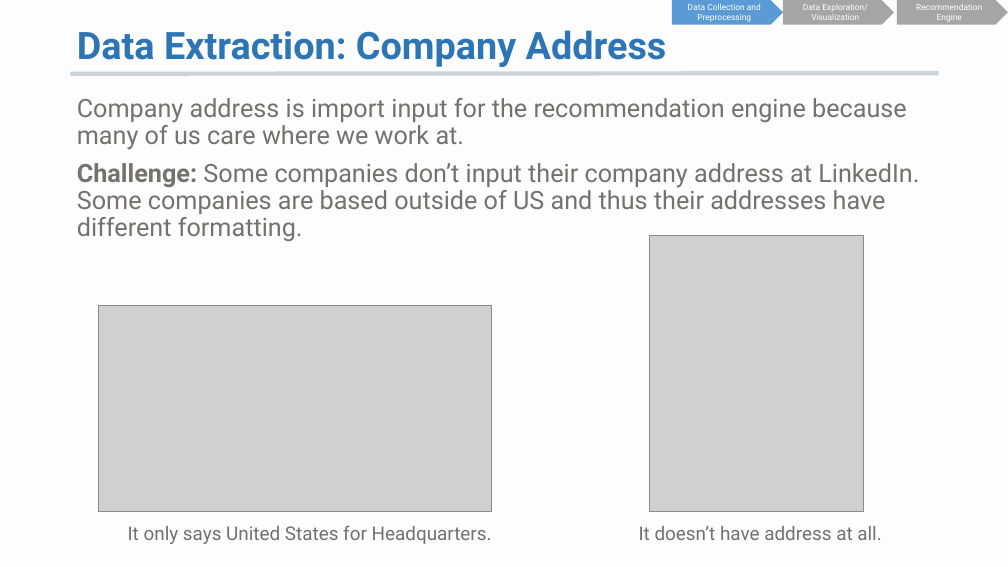
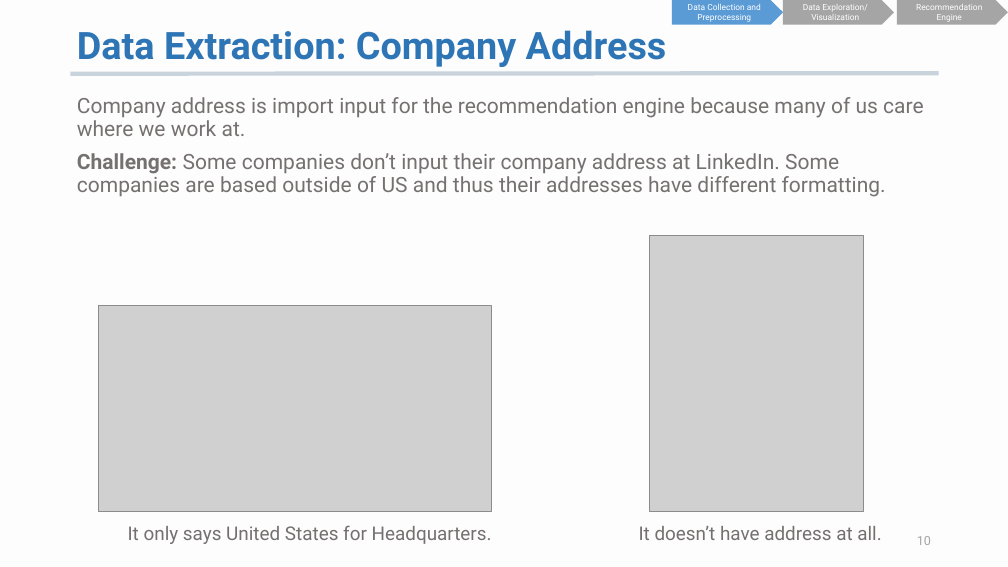
Before and after one commit to K-AlfredIwasaki/job_hunting_made_easy, a slide deck: slide 10 of startup_db_recommendation.pptx. Drawn at 1008x567 pixels with LibreOffice and Linux fonts; fonts in the diff are those of the drawing; grey boxes stand for pictures. Boxes give left, top, right and bottom in pixels: in the first picture for what was removed or moved away, otherwise in the second. Text is boxed around its words. In the diff, an @@ line names an element or a change of style, - is before the commit and + after.

```diff
--- a/startup_db_recommendation.pptx
+++ b/startup_db_recommendation.pptx
@@ text "Company address is import input ..." at [77,97,923,197]: size 24 to 20 pt @@
@@ page number added at [917,536,931,545], 12 pt, text #A6A4A4 @@
+10
```
Also in this commit, not shown: 21 other slides changed, 3 slides added, 1 slide removed, 4 other files.
